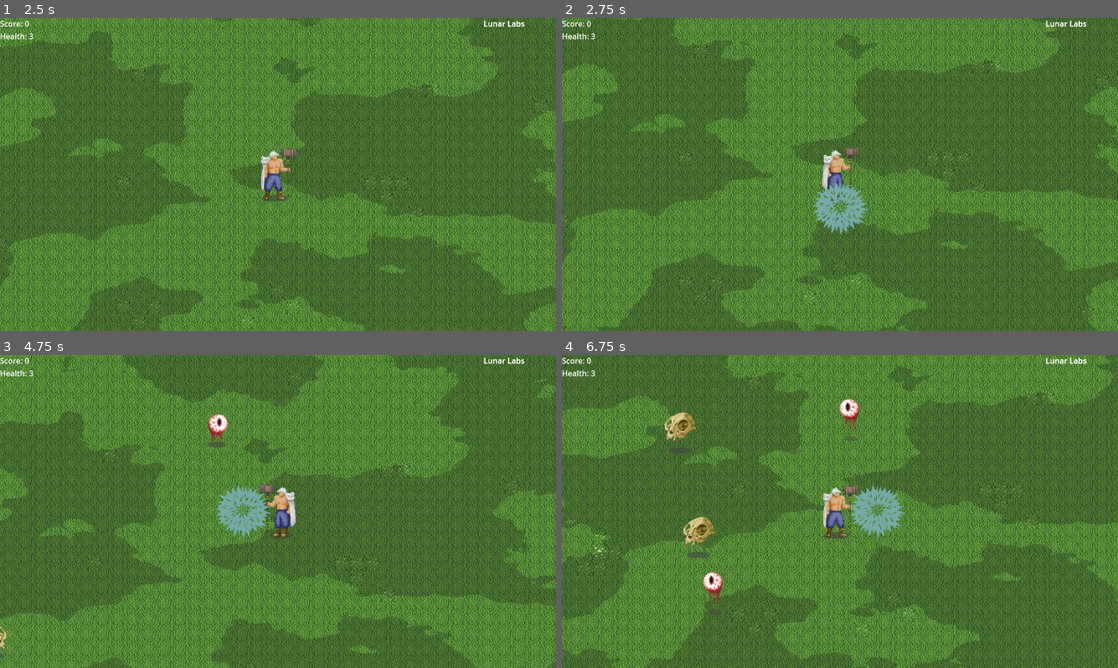
Above: before the commit, frames 1-4 (two rows, left to right).
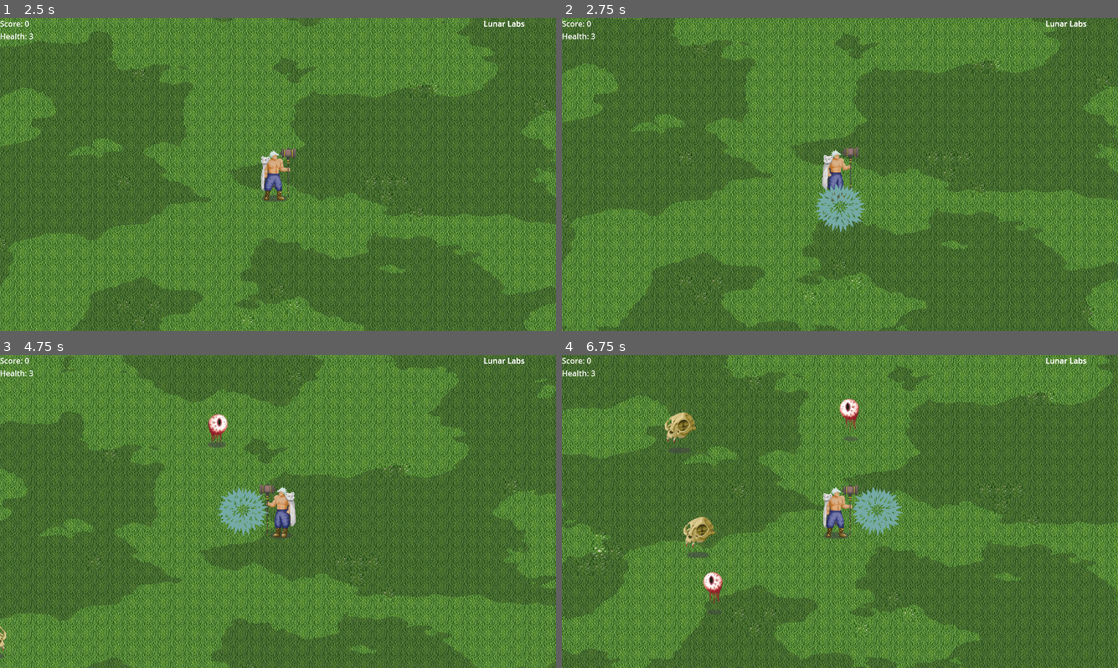
Above: after the commit, the same moments.

Repository: chii-vu/Grimlite
Game: Godot game, scene res://StartMenu.tscn
Same seed, same stepped clock (60 frames per second), same inputs: the game is played once before the commit and once after it.
Inputs:
- Up to frame 1 (2.5 s): click "Start" at 0.5 s; tap Enter at 1.25 s; hold Right (ui_right) 1.28-2.03 s; hold Space (Shoot) 1.28-2.03 s; hold Down (ui_down) from 2.03 s (still down); tap Space (Shoot) at 2.1 s
- Up to frame 2 (2.75 s): keep holding Down (ui_down)
- Up to frame 3 (4.75 s): release Down (ui_down) at 2.78 s; hold Right (ui_right) 2.78-3.53 s; hold Space (Shoot) 2.78-3.53 s; hold Up (ui_up) 3.53-4.28 s; tap Space (Shoot) at 3.6 s; hold Left (ui_left) from 4.28 s (still down); hold Space (Shoot) from 4.28 s (still down)
- Up to frame 4 (6.75 s): release Space (Shoot) at 5.03 s; tap Space (Shoot) at 5.1, 6.6 s; release Left (ui_left) at 5.78 s; hold Down (ui_down) 5.78-6.53 s; hold Space (Shoot) 5.78-6.53 s; hold Right (ui_right) from 6.53 s (still down)

Frame 1 is identical in both runs. In frame 2, 0.3% of the frame differs, in the area x 45-55%, y 52-70%; in frame 3, 0.3%, in the area x 38-49%, y 41-59%; in frame 4, 0.3%.

Commit message:
very slight scale down (0.01 smaller than what it was) of hammer

Diff:
--- a/mvc/model/weapon/Hammer.tscn
+++ b/mvc/model/weapon/Hammer.tscn
@@ -5,6 +5,7 @@
 [ext_resource type="Texture2D" uid="uid://doiq0jw8ekel5" path="res://assets/hammer_prototype_g.png" id="3_4cbre"]
 
 [sub_resource type="CircleShape2D" id="CircleShape2D_jd46a"]
+radius = 9.80204
 
 [sub_resource type="Animation" id="Animation_s4dbv"]
 length = 0.001
@@ -53,6 +54,7 @@
 script = ExtResource("1_c684f")
 
 [node name="CollisionShape2D" type="CollisionShape2D" parent="."]
+position = Vector2(-3.55271e-15, -1.78814e-07)
 scale = Vector2(5, 5)
 shape = SubResource("CircleShape2D_jd46a")
 
@@ -63,7 +65,7 @@
 [node name="Sprite2D" type="Sprite2D" parent="HammerView"]
 modulate = Color(0.509804, 0.713726, 0.67451, 1)
 position = Vector2(-0.25, -0.75)
-scale = Vector2(0.1425, 0.1375)
+scale = Vector2(0.132, 0.128)
 texture = ExtResource("3_4cbre")
 hframes = 3
 
